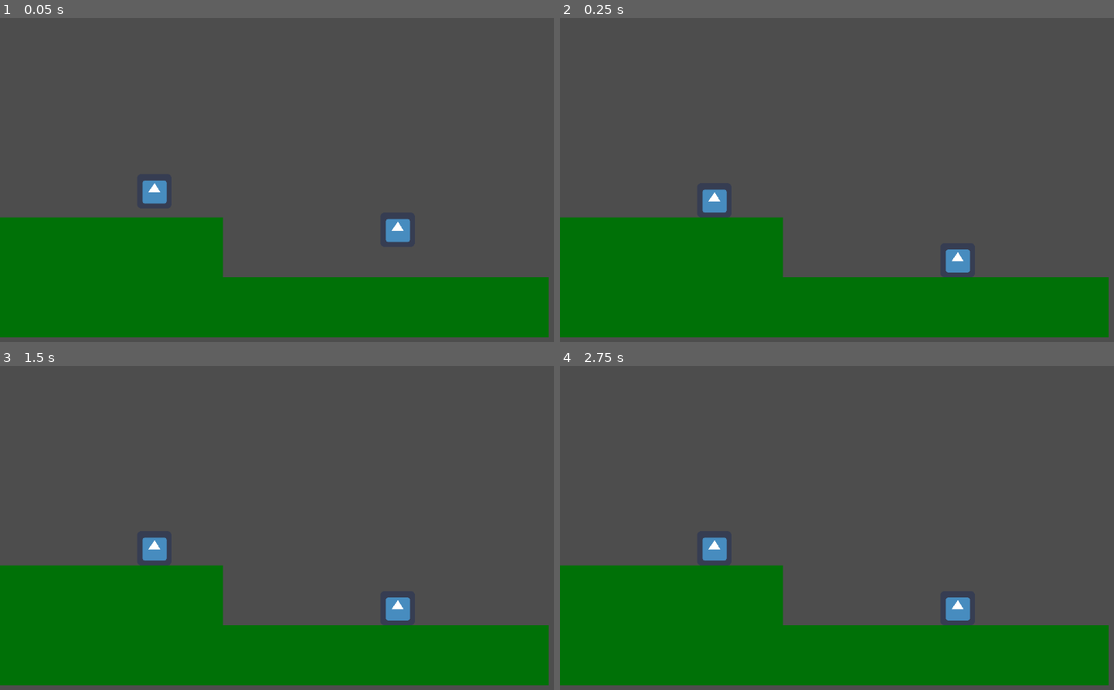
Above: before the commit, frames 1-4 (two rows, left to right).
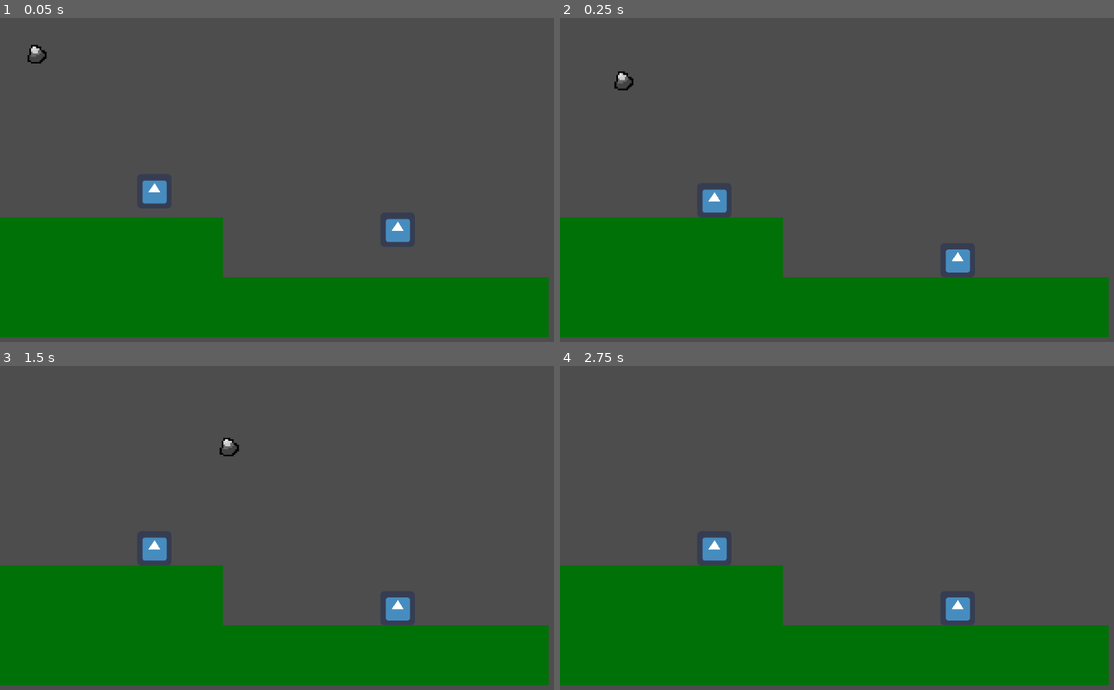
Above: after the commit, the same moments.

Repository: TheNerm/Winter_Game_Jam_23
Game: Godot game, scene res://DemoScene.tscn
Same seed, same stepped clock (60 frames per second), same inputs: the game is played once before the commit and once after it. The engine's default icon, where the game draws it, is replaced by a stand-in: a white triangle on a blue panel in a dark square.
Inputs:
- Up to frame 1 (0.05 s): no input
- Up to frame 2 (0.25 s): no input
- Up to frame 3 (1.5 s): no input
- Up to frame 4 (2.75 s): no input

The runs differ from the first frame. In frame 1, 0.1% of the frame differs, in the area x 4-9%, y 8-15%; in frame 2, 0.1%, in the area x 9-14%, y 16-23%; in frame 3, 0.1%; in frame 4, nothing differs.

Commit message:
added basic stone functionality

Diff:
--- a/DemoScene.tscn
+++ b/DemoScene.tscn
@@ -1,8 +1,10 @@
-[gd_scene load_steps=9 format=3 uid="uid://yums08axhcvl"]
+[gd_scene load_steps=12 format=3 uid="uid://yums08axhcvl"]
 
 [ext_resource type="Script" path="res://platformer_controller/platformer_controller.gd" id="1"]
 [ext_resource type="Texture2D" uid="uid://di5a1pv5iuup3" path="res://icon.png" id="2"]
 [ext_resource type="Texture2D" uid="uid://bxg4phiagrl3s" path="res://parryRing.png" id="3_e1i2t"]
+[ext_resource type="Script" path="res://stone.gd" id="4_eo6xm"]
+[ext_resource type="Texture2D" uid="uid://bhpuvpj4lcaix" path="res://stone.png" id="5_gqejg"]
 
 [sub_resource type="RectangleShape2D" id="1"]
 size = Vector2(1024, 112)
@@ -18,6 +20,9 @@
 
 [sub_resource type="CircleShape2D" id="CircleShape2D_mjj33"]
 radius = 79.0569
+
+[sub_resource type="CircleShape2D" id="CircleShape2D_5los8"]
+radius = 95.5249
 
 [node name="Main" type="Node2D"]
 
@@ -71,7 +76,7 @@
 [node name="icon" type="Sprite2D" parent="player2"]
 texture = ExtResource("2")
 
-[node name="Hurtbox" type="CollisionShape2D" parent="player2"]
+[node name="CollisionShape2D" type="CollisionShape2D" parent="player2"]
 shape = SubResource("4")
 
 [node name="Parrybox" type="Area2D" parent="player2"]
@@ -91,6 +96,11 @@
 [node name="CoolDownTimer" type="Timer" parent="player2"]
 one_shot = true
 
+[node name="Hurtbox" type="Area2D" parent="player2"]
+
+[node name="Hurtbox" type="CollisionShape2D" parent="player2/Hurtbox"]
+shape = SubResource("4")
+
 [node name="player1" type="CharacterBody2D" parent="."]
 position = Vector2(288, 320)
 script = ExtResource("1")
@@ -102,7 +112,7 @@
 [node name="icon" type="Sprite2D" parent="player1"]
 texture = ExtResource("2")
 
-[node name="Hurtbox" type="CollisionShape2D" parent="player1"]
+[node name="CollisionShape2D" type="CollisionShape2D" parent="player1"]
 shape = SubResource("4")
 
 [node name="Parrybox" type="Area2D" parent="player1"]
@@ -122,5 +132,22 @@
 wait_time = 0.2
 one_shot = true
 
+[node name="Hurtbox" type="Area2D" parent="player1"]
+
+[node name="Hurtbox" type="CollisionShape2D" parent="player1/Hurtbox"]
+shape = SubResource("4")
+
+[node name="stone" type="CharacterBody2D" parent="."]
+position = Vector2(55, 59)
+scale = Vector2(0.2, 0.2)
+script = ExtResource("4_eo6xm")
+
+[node name="CollisionShape2D" type="CollisionShape2D" parent="stone"]
+shape = SubResource("CircleShape2D_5los8")
+
+[node name="stonePng" type="Sprite2D" parent="stone"]
+position = Vector2(0, -20)
+texture = ExtResource("5_gqejg")
+
 [connection signal="timeout" from="player2/ParryTimer" to="player2" method="_on_parry_timer_timeout"]
 [connection signal="timeout" from="player1/ParryTimer" to="player1" method="_on_parry_timer_timeout"]
--- a/platformer_controller/platformer_controller.gd
+++ b/platformer_controller/platformer_controller.gd
@@ -114,7 +114,7 @@
 @onready var is_jump_buffer_enabled = jump_buffer > 0
 @onready var coyote_timer = Timer.new()
 @onready var jump_buffer_timer = Timer.new()
-@onready var hurtbox = get_node("Hurtbox")
+@onready var hurtbox = get_node("Hurtbox/Hurtbox")
 @onready var parrybox = get_node("Parrybox/Parrybox")
 @onready var parrypng = get_node("Parrybox/ParryPng")
 @onready var parrytimer = get_node("ParryTimer")
